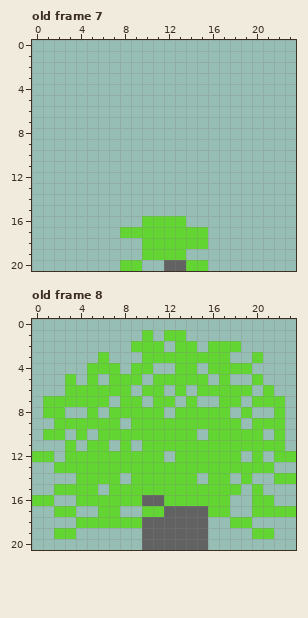
A pixel-art file gets an edit: assets/c64-sprites.aseprite. That is the earlier state.
24x21 pixels, 8 frames. Shown: old frame 7, old frame 8. The commit also changed other frames, which this record leaves out.
New version:
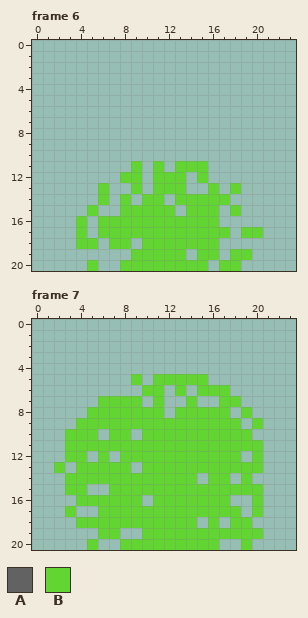
Palette (. is transparent): A #626262  B #62d532
Changes in this commit:
frames 8 -> 14
Frame 6 against old frame 7:
y 11: x 9 . -> B; x 11 . -> B; x 13..15 ... -> BBB
y 12: x 8..9 .. -> BB; x 11..13 ... -> BBB; x 15 . -> B
y 13: x 6 . -> B; x 9 . -> B; x 11..13 ... -> BBB; x 16 . -> B; x 18 . -> B
y 14: x 6 . -> B; x 8 . -> B; x 10..11 .. -> BB; x 13..17 ..... -> BBBBB
y 15: x 5 . -> B; x 8..12 ..... -> BBBBB; x 14..16 ... -> BBB; x 18 . -> B
y 16: x 4 . -> B; x 6..9 .... -> BBBB; x 14..16 ... -> BBB
y 17: x 4 . -> B; x 6..7 .. -> BB; x 16..17 .. -> BB; x 19..20 .. -> BB
y 18: x 4..5 .. -> BB; x 7..8 .. -> BB; x 16 . -> B
y 19: x 9 . -> B; x 15..16 .. -> BB; x 18..19 .. -> BB
y 20: x 5 . -> B; x 10..13 ..AA -> BBBB; x 17..18 .. -> BB
Frame 7 against old frame 8:
y 1: x 10 B -> .; x 12..13 BB -> ..
y 2: x 9..11 BBB -> ...; x 13..14 BB -> ..; x 16..18 BBB -> ...
y 3: x 6 B -> .; x 10..17 BBBBBBBB -> ........; x 20 B -> .
y 4: x 5..7 BBB -> ...; x 9..10 BB -> ..; x 13..14 BB -> ..; x 16..19 BBBB -> ....
y 5: x 3 B -> .; x 5 B -> .; x 7..8 BB -> ..; x 17 B -> .; x 20 B -> .
y 6: x 3..8 BBBBBB -> ......; x 18..19 BB -> ..; x 21 B -> .
y 7: x 1..5 BBBBB -> .....; x 7 . -> B; x 12 B -> .; x 20..22 BBB -> ...
y 8: x 1..2 BB -> ..; x 6 . -> B; x 22 B -> .
y 9: x 2..3 BB -> ..; x 8 . -> B; x 21..22 BB -> ..
y 10: x 1..3 BB. -> ..B; x 5..6 .B -> B.; x 9 B -> .; x 15 . -> B; x 20 B -> .; x 22 B -> .
y 11: x 4 . -> B; x 7 . -> B; x 9 . -> B; x 21..22 BB -> ..
y 12: x 0..1 BB -> ..; x 5 B -> .; x 7 B -> .; x 12 . -> B; x 22..23 BB -> ..
y 13: x 3 B -> .; x 9 B -> .; x 21 B -> .
y 14: x 3 . -> B; x 8 . -> B; x 22..23 BB -> ..
y 15: x 2 B -> .; x 5 B -> .; x 19 . -> B
y 16: x 0..1 BB -> ..; x 10..11 AA -> .B; x 21 B -> .
y 17: x 2 B -> .; x 8..9 .. -> BB; x 12..15 AAAA -> BBBB; x 18 . -> B; x 21..23 BBB -> ...
y 18: x 10..16 AAAAAA. -> BBBBB.B
y 19: x 2..3 BB -> ..; x 6..7 .. -> BB; x 10..19 AAAAAA.... -> BBBBBBBBBB; x 21 B -> .
y 20: x 5 . -> B; x 8..16 ..AAAAAA. -> BBBBBBBBB; x 19 . -> B
Pixel boxes of the changes (left, top, right, bottom) in both pictures:
changed: (76, 161, 263, 271)
changed: (32, 330, 296, 550)
